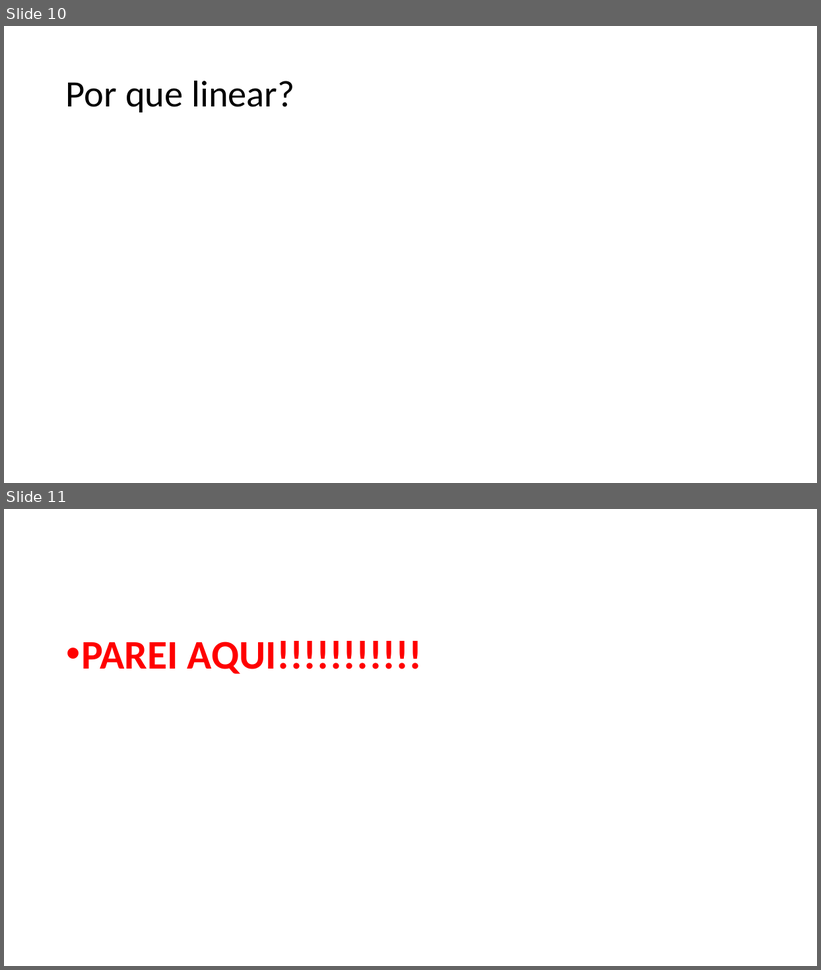
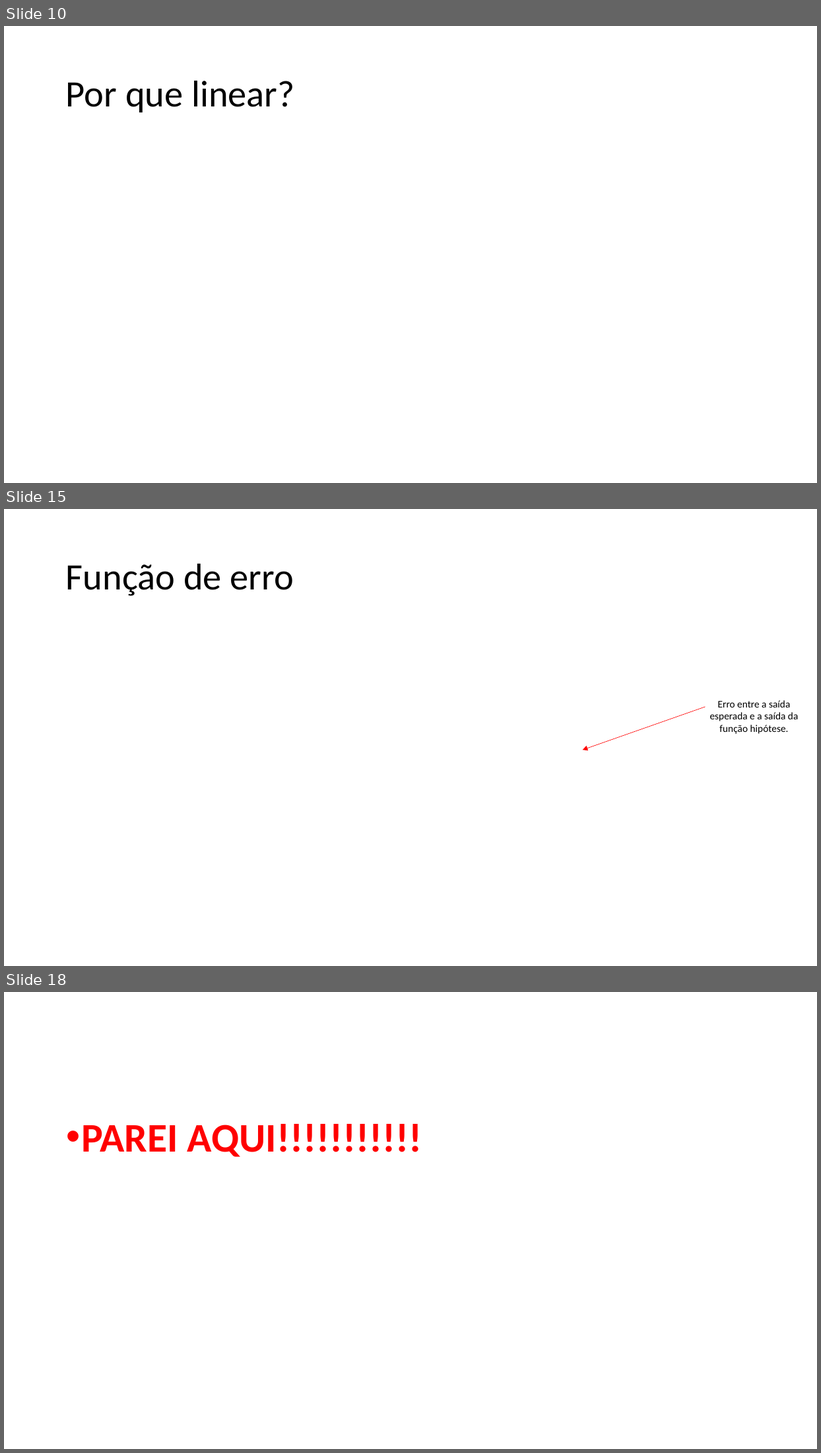
Before and after one commit to zz4fap/c24_inteligencia_artificial, a slide deck: slides/C24_Regressão.pptx. Shown one above the other, each under a label of ours: slides 10 and 11 before the commit, slides 10, 15 and 18 after it; the slides between them are not shown. The pictures are 821x970 and 821x1453 pixels, drawn with LibreOffice and Linux fonts; fonts in the diff are those of the drawing; grey boxes stand for pictures. Boxes give left, top, right and bottom in pixels: in the first picture for what was removed or moved away, otherwise in the second. Text is boxed around its words. In the diff, an @@ line names an element or a change of style, - is before the commit and + after.

```diff
--- a/slides/C24_Regressão.pptx
+++ b/slides/C24_Regressão.pptx
@@ slide 15 added at (4, 509, 817, 966), background #FFFFFF @@
@@ title added at (66, 563, 294, 596), 44 pt, text #000000 @@
+Função de erro
@@ text added at (710, 700, 798, 734), 12 pt, text #000000 @@
+Erro entre a saída esperada e a saída da função hipótese.
@@ arrow added from (706, 707) to (583, 750), #FF0000 0.5 pt @@
@@ what was slide 11 is now slide 18 @@
```
Also in this commit, not shown: 1 slide changed, 6 other slides added, 1 slide removed.
